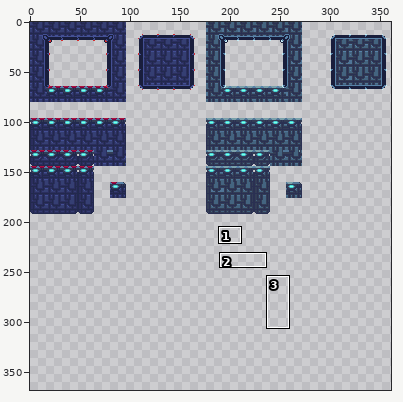
A sprite sheet gets an edit: Multimedia/Art/окружение/tilemap4/solid floors and walls.png. The first picture is a wide view before the edit; the outline marks the close-up.
Close-up. The starting point:
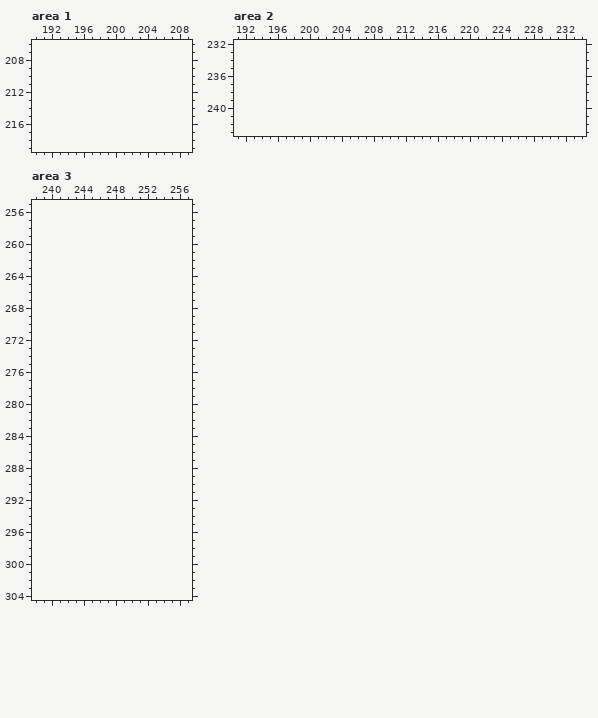
The file is 368x192 pixels. Colours within 5 levels of each other are drawn and written as one. Shown: area 1: x 190..209, y 206..219; area 2: x 191..234, y 232..243; area 3: x 238..257, y 255..304. The old version is drawn lined up with the new one, on the new canvas. The wide view leaves out empty margins. The commit also changed other parts of the picture, which this record leaves out.
After the commit:
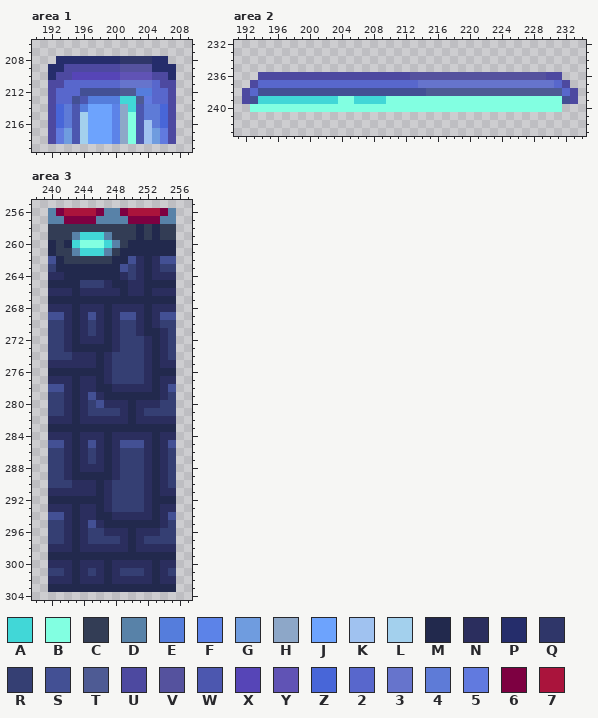
Palette (. is transparent): A #41d7d7  B #82ffe1  C #333d55  D #5882a8  E #557ddc  F #5c83e8  G #6f9cdf  H #8da7c8  J #6da3fd  K #a0c2f0  L #a3d0ed  M #22294d  N #2b2e5e  P #252d6b  Q #2f3669  R #353f73  S #435094  T #4e5b94  U #4d49a0  V #55529e  W #4c57af  X #5645b7  Y #6053b5  Z #4866d8  2 #5867cc  3 #6674cc  4 #5e7bd7  5 #617adf  6 #7d0041  7 #aa143c
Diff:
canvas 368x192 -> 368x368
--- area 1
@@ x 190..209 @@
 207 ....................
-208 ....................
-209 ....................
-210 ....................
-211 ....................
-212 ....................
-213 ....................
-214 ....................
-215 ....................
-216 ....................
-217 ....................
-218 ....................
+208 ...PPPPPPPPQQQQPP...
+209 ..PPUUUUUUUVVVVPPP..
+210 ..PUUXXXXXXYYYYUUP..
+211 ..UU222222233332UU..
+212 ..U222SSSSSTTEE22U..
+213 ..U22SWEEEEAAT522U..
+214 ..UZ4WEJJJFHAW44ZU..
+215 ..UZ4WLJJJFHBW44ZU..
+216 ..UZ4WLJJJFHBWK4ZU..
+217 ..U5GWLJJJFHBWKG5U..
+218 ..U5GWLJJJFHBWKG5U..
 219 ....................
--- area 2
@@ x 191..234 @@
 235 ............................................
-236 ............................................
-237 ............................................
-238 ............................................
-239 ............................................
-240 ............................................
+236 ...UUUUUUUUUUUUUUUUUUUVVVVVVVVVVVVVVVVVUU...
+237 ..U22222222222222222222333333333333333332U..
+238 .U2SSSSSSSSSSSSSSSSSSSSSTTTTTTTTTTTTTTTTT2U.
+239 .USAAAAAAAAAABBAAAABBBBBBBBBBBBBBBBBBBBBBSU.
+240 ..BBBBBBBBBBBBBBBBBBBBBBBBBBBBBBBBBBBBBBB...
 241 ............................................
--- area 3
@@ x 238..257 @@
 255 ....................
-256 ....................
-257 ....................
-258 ....................
-259 ....................
-260 ....................
-261 ....................
-262 ....................
-263 ....................
-264 ....................
-265 ....................
-266 ....................
-267 ....................
-268 ....................
-269 ....................
-270 ....................
-271 ....................
-272 ....................
-273 ....................
-274 ....................
-275 ....................
-276 ....................
-277 ....................
-278 ....................
-279 ....................
-280 ....................
-281 ....................
-282 ....................
-283 ....................
-284 ....................
-285 ....................
-286 ....................
-287 ....................
-288 ....................
-289 ....................
-290 ....................
-291 ....................
-292 ....................
-293 ....................
-294 ....................
-295 ....................
-296 ....................
-297 ....................
-298 ....................
-299 ....................
-300 ....................
-301 ....................
-302 ....................
-303 ....................
+256 ..D677776DD677776D..
+257 ..DD6666DDDD6666DD..
+258 ..CCCCCCCCCCCMCMCC..
+259 ..CCCDAAADCCCMCMCC..
+260 ..MCMABBBADCMMMMMM..
+261 ..MCCDAAADCMMMMMMM..
+262 ..SMCCCCCCMMSNMNSS..
+263 ..RMMMMMMMMSRNMNRR..
+264 ..NNMMMMMMMNRNMNNN..
+265 ..MMMMRRRNMMNNMMMM..
+266 ..NNNMNNNNNMNNMNNN..
+267 ..MMMMMMMMMMMMMMMM..
+268 ..NNNMNNNMNNNNMNNN..
+269 ..SSNMNSNMNSSNMNSS..
+270 ..RRNMNRNMNRRNMNRR..
+271 ..RRNMNRNMNRRNMMNR..
+272 ..RRNMNNNMNRRRNMNR..
+273 ..RRNMMMMMNRRRNMNR..
+274 ..RRRNNNMNRRRRNMNR..
+275 ..NNNNNNMNRRRRNMNN..
+276 ..MMMMMMMNRRRRNMMM..
+277 ..NNNMNNMNRRRRNMNN..
+278 ..SSNMNNMMNNNNNMNS..
+279 ..RRNMNSNMMMMMMMNR..
+280 ..RRNMNRSNNNMNNNRR..
+281 ..RRNMNRRRRNMNRRRR..
+282 ..NNNMNNNNNNMNNNNN..
+283 ..MMMMMMMMMMMMMMMM..
+284 ..NNNMNNNMNNNNNMNN..
+285 ..SSNMNSNMNSSSNMNS..
+286 ..RRNMNRNMNRRRNMNR..
+287 ..RRNMNRNMNRRRNMNR..
+288 ..RRNMNNNMNRRRNMNR..
+289 ..RRNMMMMMNRRRNMNR..
+290 ..RRRNNNMNRRRRNMNR..
+291 ..NNNNNNMNRRRRNMNN..
+292 ..MMMMMMMNRRRRNMMM..
+293 ..NNNMNNMNRRRRNMNN..
+294 ..SSNMNNMMNNNNNMNS..
+295 ..RRNMNSNMMMMMMMNR..
+296 ..RRNMNRRNNNMNNNRR..
+297 ..RRNMNRRRRNMNRRRR..
+298 ..NNNMNNNNNNMNNNNN..
+299 ..MMMMMMMMMMMMMMMM..
+300 ..NNNMNNNMNNNNNMNN..
+301 ..RRNMNRNMNRRRNMNR..
+302 ..NNNMNNNMNNNNNMNN..
+303 ..MMMMMMMMMMMMMMMM..
 304 ....................
Where, in picture pixels (left, top, right, bottom), the same in both close-ups:
added: (48, 56, 176, 144)
added: (242, 72, 578, 112)
added: (48, 208, 176, 592)
